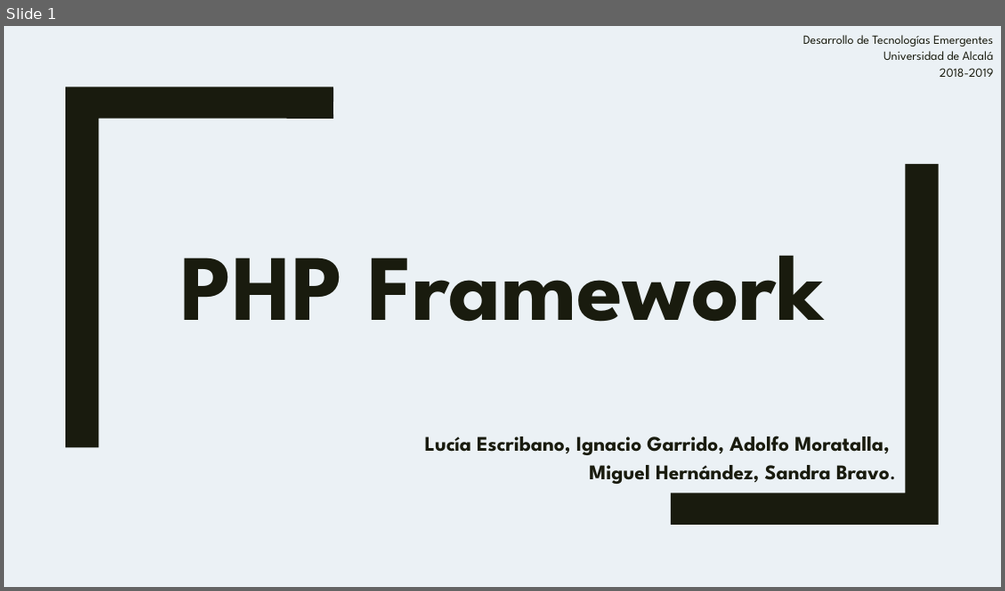
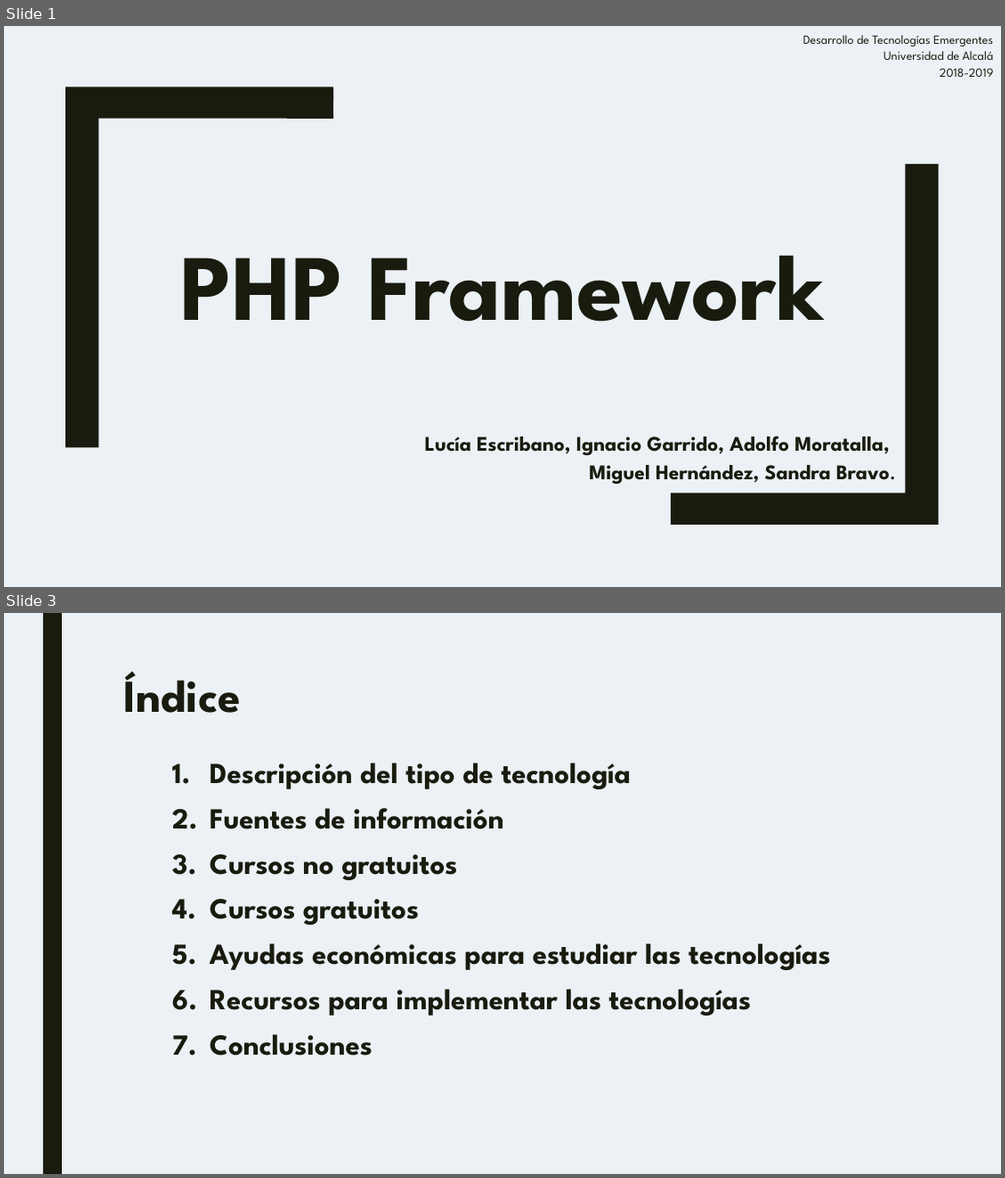
Before and after one commit to IGarrido1996/TG1_T4, a slide deck: Plantilla.pptx. Shown one above the other, each under a label of ours: slide 1 before the commit, slides 1 and 3 after it; the slides between them are not shown. The pictures are 1005x591 and 1005x1178 pixels, drawn with LibreOffice and Linux fonts; fonts in the diff are those of the drawing. Boxes give left, top, right and bottom in pixels: in the first picture for what was removed or moved away, otherwise in the second. Text is boxed around its words. In the diff, an @@ line names an element or a change of style, - is before the commit and + after.

Commit message:
fuentes_de_informacion

```diff
--- a/Plantilla.pptx
+++ b/Plantilla.pptx
@@ slide 3 added at [4,613,1001,1174], background #EBF1F5 @@
@@ rectangle added at [43,613,62,1174], fill #191B0E @@
@@ title added at [123,671,240,713], 44 pt, text #191B0E, bold @@
+Índice
@@ text added at [210,763,830,1055], 28 pt, text #191B0E, bold @@
+1. Descripción del tipo de tecnología
+2. Fuentes de información
+3. Cursos no gratuitos
+4. Cursos gratuitos
+5. Ayudas económicas para estudiar las tecnologías
+6. Recursos para implementar las tecnologías
+7. Conclusiones
```
Also in this commit, not shown: 15 other slides added, 6 slides removed.
